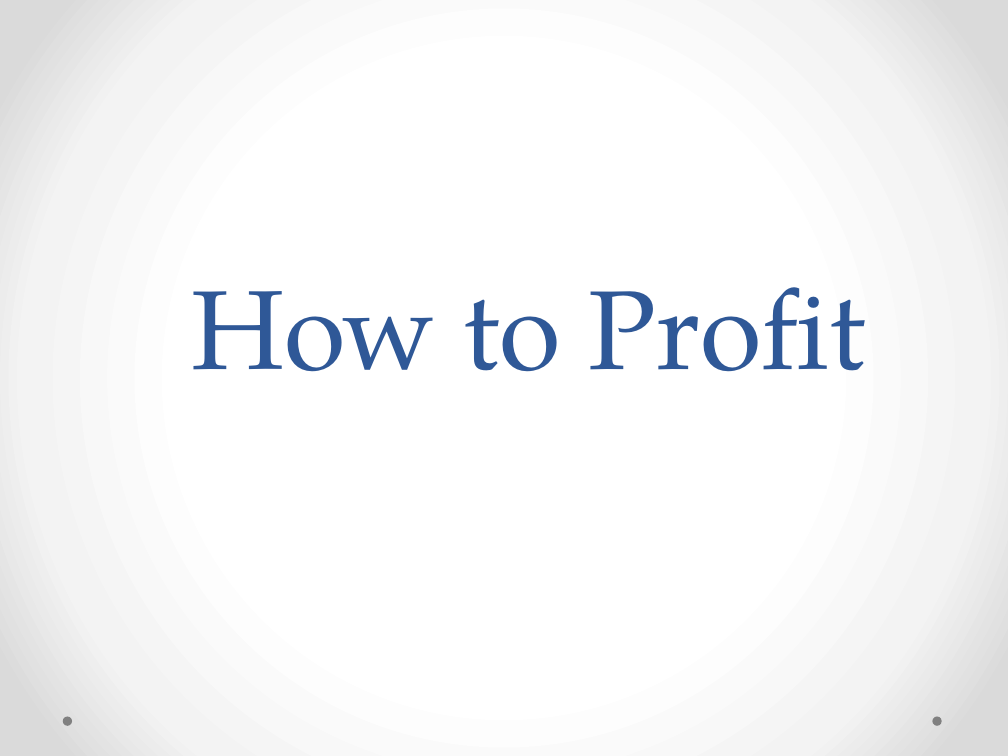
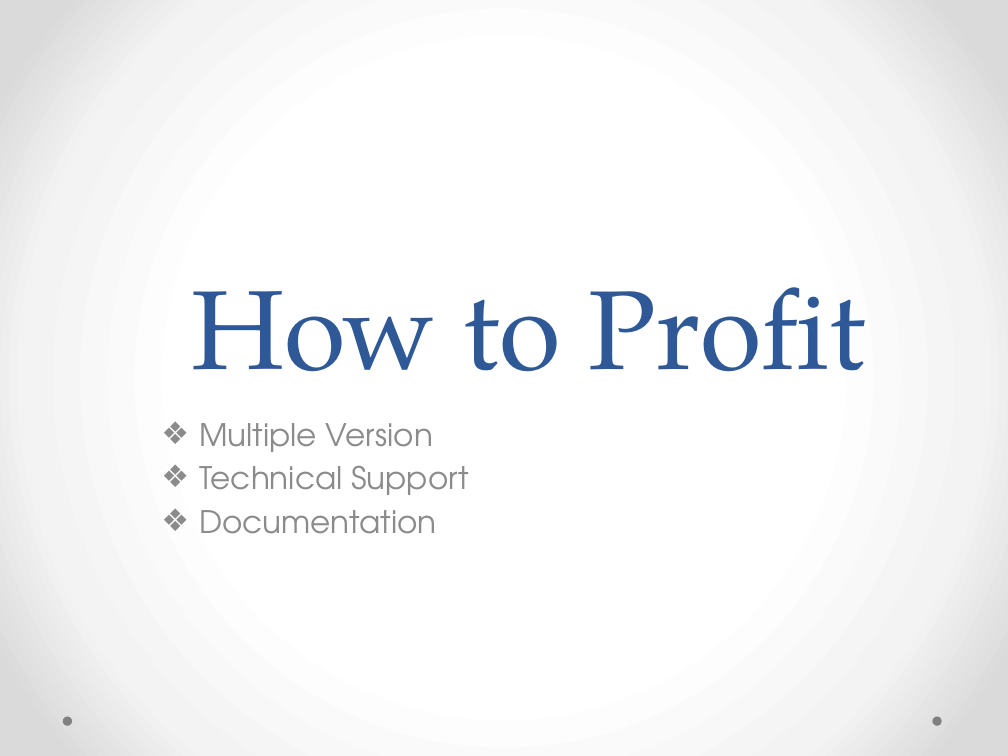
Before and after one commit to wldandan/artifacts, a slide deck: slide 15 of OSS intro.pptx (slide 12 before the commit). Drawn at 1008x756 pixels with LibreOffice and Linux fonts; fonts in the diff are those of the drawing. Boxes give left, top, right and bottom in pixels: in the first picture for what was removed or moved away, otherwise in the second. Text is boxed around its words. In the diff, an @@ line names an element or a change of style, - is before the commit and + after.

```diff
--- a/OSS intro.pptx
+++ b/OSS intro.pptx
@@ subtitle added at [199,423,469,534], 22.2 pt, text #8C8C8C @@
+❖ Multiple Version
+❖ Technical Support
+❖ Documentation
```
Also in this commit, not shown: 3 other slides changed, 2 slides added.
